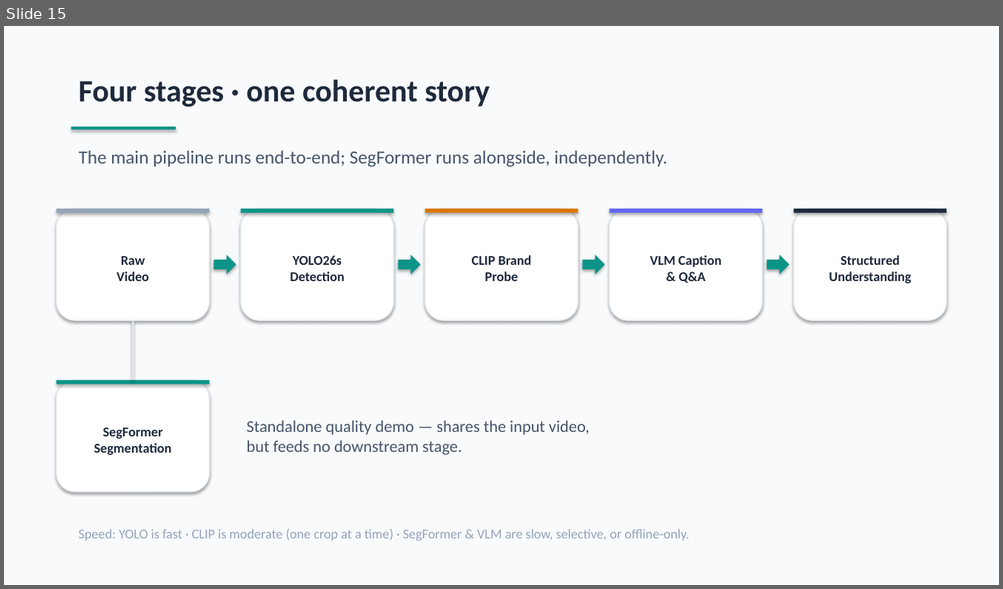
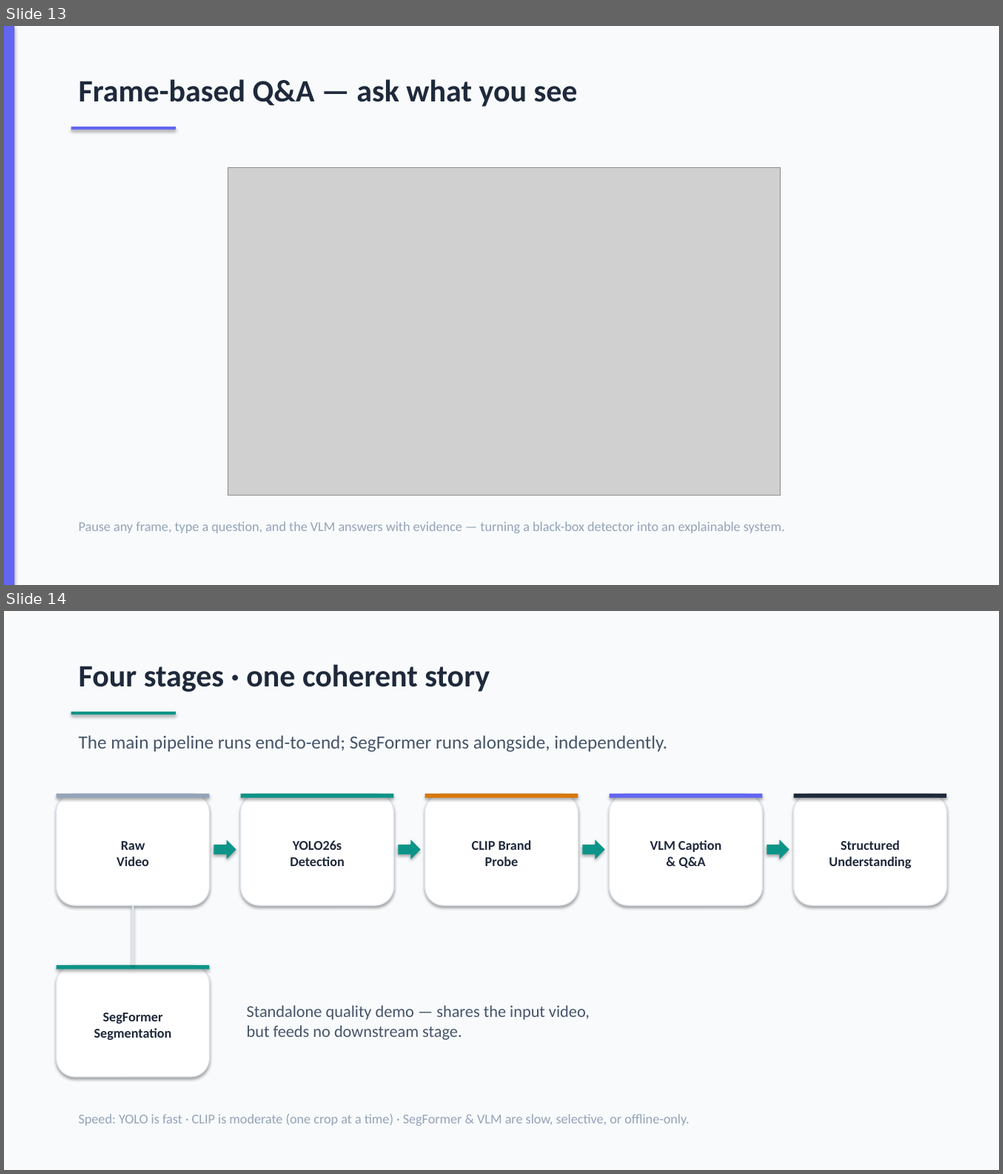
Before and after one commit to dydy2010/computer_vision_hslu_2026, a slide deck: Computer_Vision_Presentation.pptx. Shown one above the other, each under a label of ours: slide 15 before the commit, slides 13 and 14 after it. The pictures are 1003x589 and 1003x1174 pixels, drawn with LibreOffice and Linux fonts; fonts in the diff are those of the drawing; grey boxes stand for pictures. Boxes give left, top, right and bottom in pixels: in the first picture for what was removed or moved away, otherwise in the second. Text is boxed around its words. In the diff, an @@ line names an element or a change of style, - is before the commit and + after.

```diff
--- a/Computer_Vision_Presentation.pptx
+++ b/Computer_Vision_Presentation.pptx
@@ slide 13 added at [4, 26, 999, 585], background #F8FAFC @@
@@ rectangle added at [4, 26, 14, 585], fill #6366F1 @@
@@ text added at [79, 79, 578, 107], 30 pt, text #1E293B, bold @@
+Frame-based Q&A — ask what you see
@@ rectangle added at [71, 127, 176, 130], fill #6366F1 @@
@@ picture added at [227, 168, 780, 496] @@
@@ text added at [79, 522, 785, 534], 13 pt, text #94A3B8 @@
+Pause any frame, type a question, and the VLM answers with evidence — turning a black-box detector into an explainable system.
@@ what was slide 15 is now slide 14 @@
```
Also in this commit, not shown: 5 slides changed, 2 slides removed, 3 other files.
